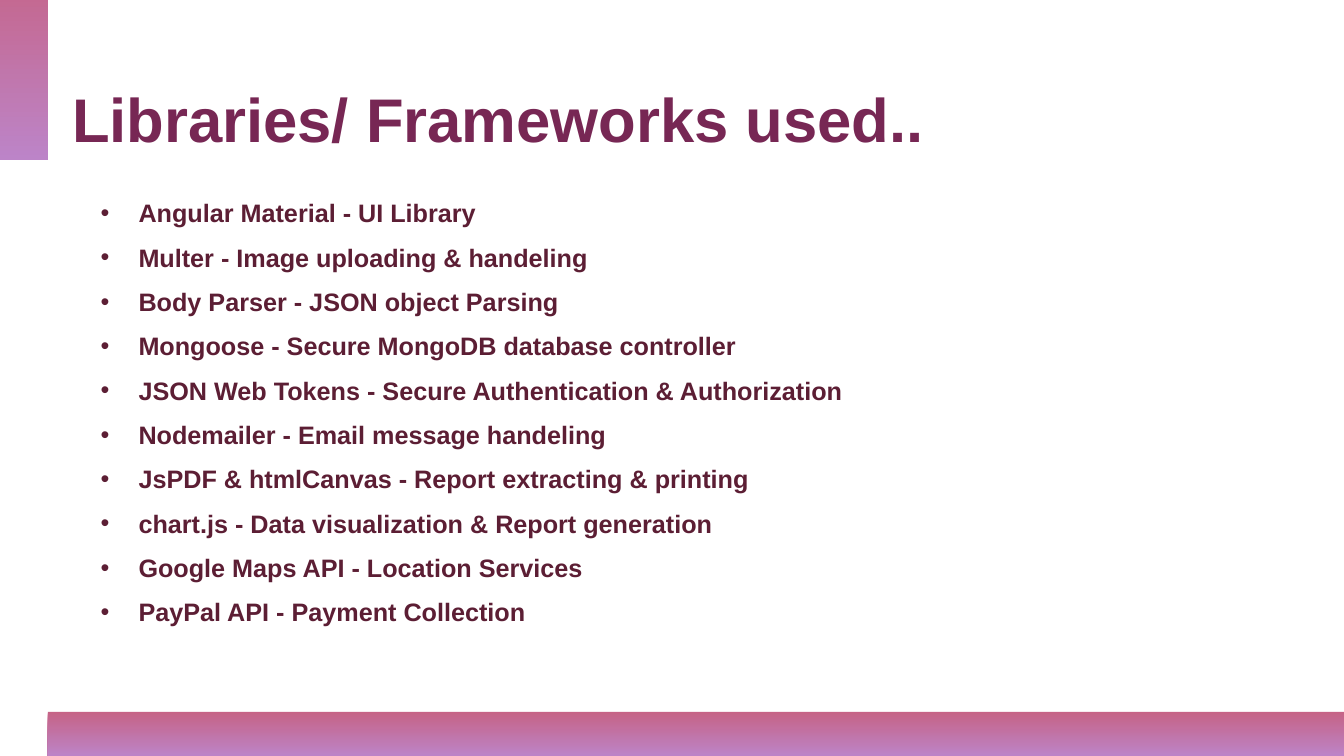
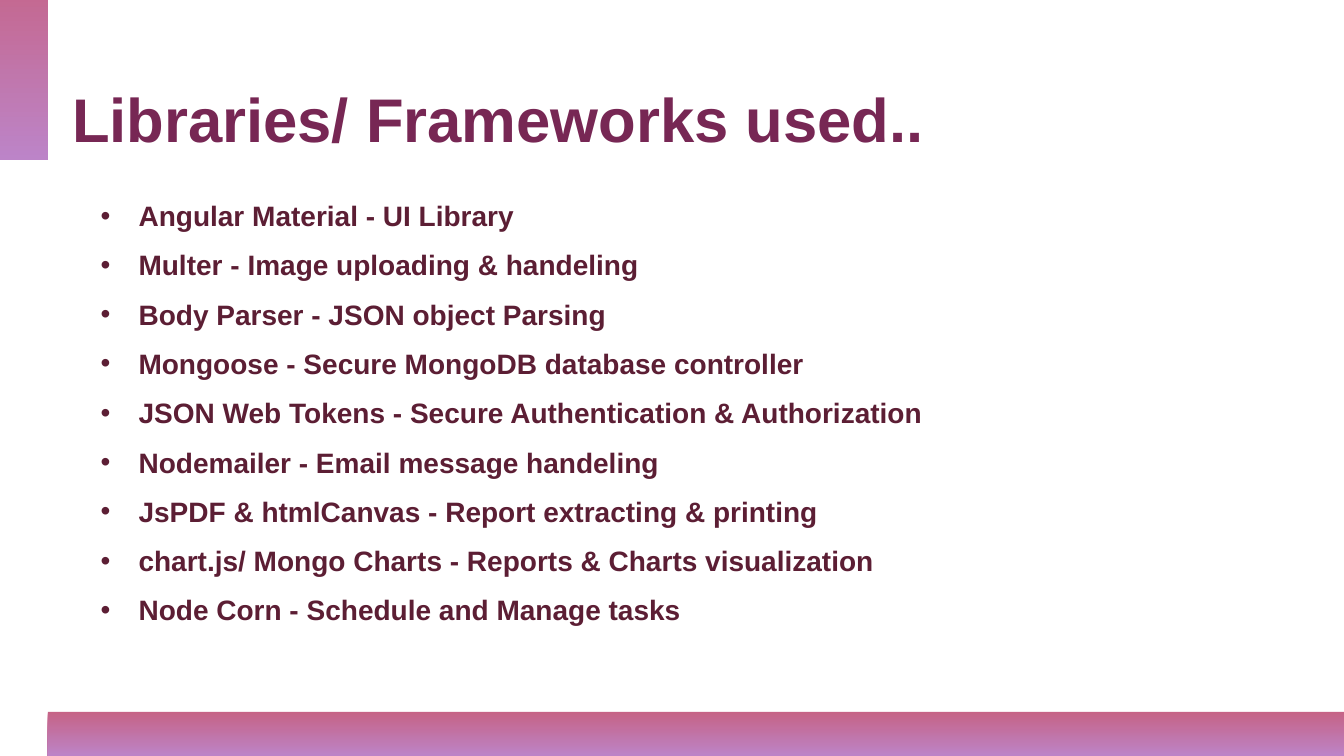
Before and after one commit to cmadusankahw/evenza-MEAN-frontend, a slide deck: slide 9 of Docs/evenza,pptx.pptx. Drawn at 1344x756 pixels with LibreOffice and Linux fonts; fonts in the diff are those of the drawing. Boxes give left, top, right and bottom in pixels: in the first picture for what was removed or moved away, otherwise in the second. Text is boxed around its words. In the diff, an @@ line names an element or a change of style, - is before the commit and + after.

```diff
--- a/Docs/evenza,pptx.pptx
+++ b/Docs/evenza,pptx.pptx
@@ text at [139,205,921,527]: size 18 to 20 pt in "Angular Material - UI Library", "Multer - Image uploading & handeling", "Body Parser - JSON object Parsing", "Mongoose - Secure MongoDB database controller" and 3 more places @@
@@ text at [139,550,873,626]: text changed; size 18 to 20 pt @@
-• chart.js - Data visualization & Report generation
-• Google Maps API - Location Services
-• PayPal API - Payment Collection
+• chart.js/ Mongo Charts - Reports & Charts visualization
+• Node Corn - Schedule and Manage tasks
```
Also in this commit, not shown: 2 other slides changed, 2 slides added, 15 other files.
